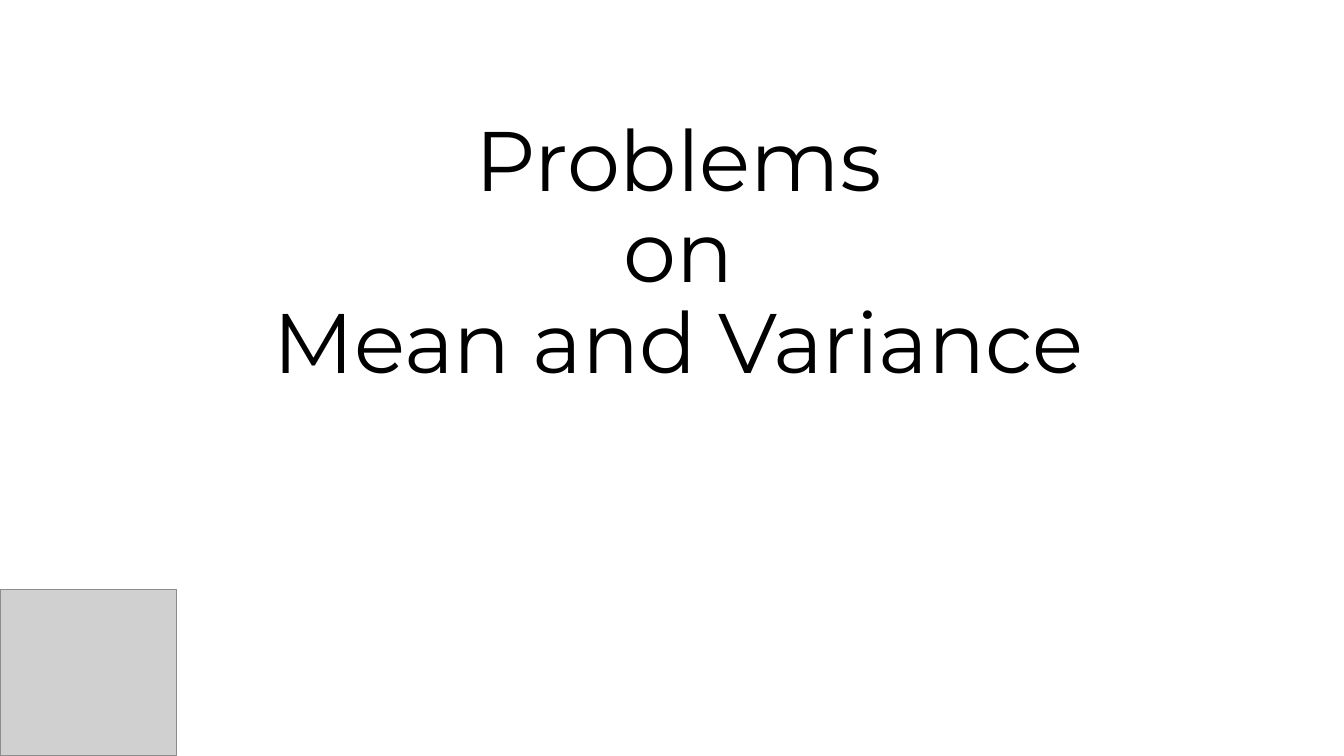
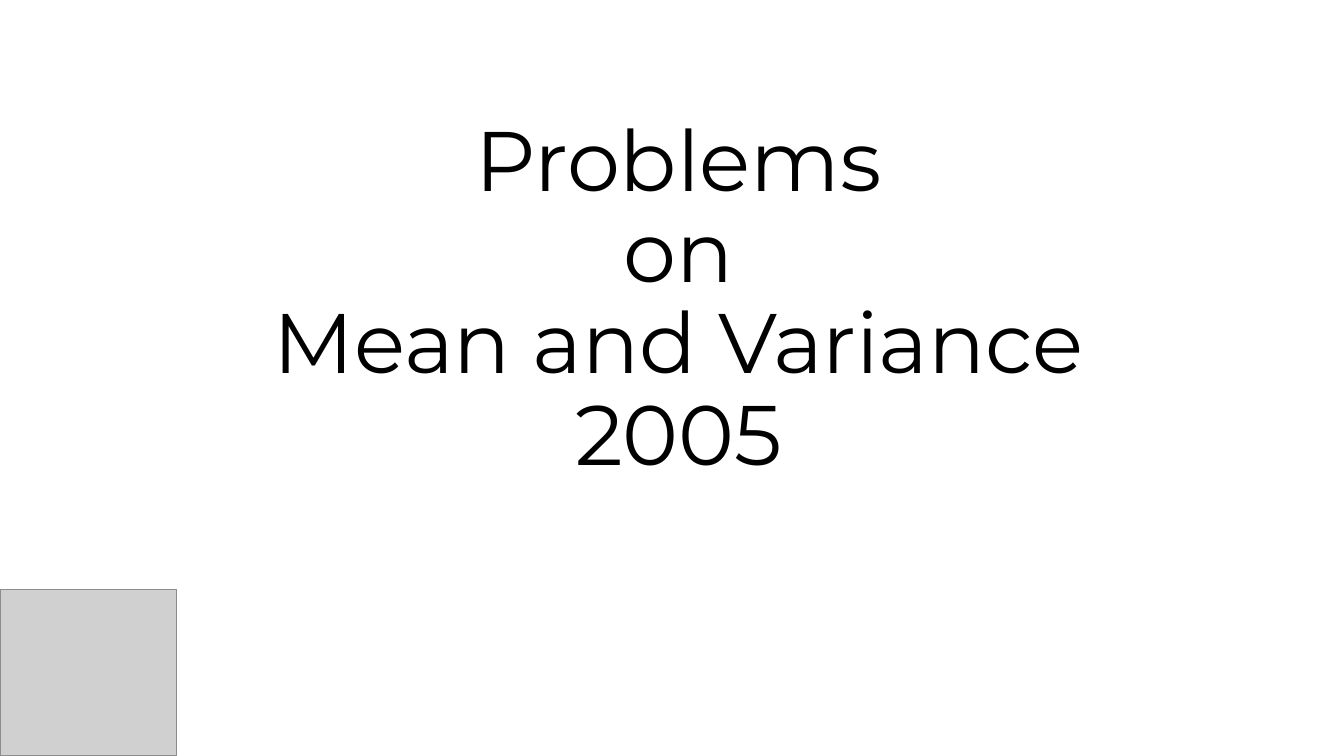
Before and after one commit to jinmang2/probability, a slide deck: slide 1 of 평균, 분산 임용고시 2005.pptx. Drawn at 1344x756 pixels with LibreOffice and Linux fonts; fonts in the diff are those of the drawing; grey boxes stand for pictures. Boxes give left, top, right and bottom in pixels: in the first picture for what was removed or moved away, otherwise in the second. Text is boxed around its words. In the diff, an @@ line names an element or a change of style, - is before the commit and + after.

```diff
--- a/평균, 분산 임용고시 2005.pptx
+++ b/평균, 분산 임용고시 2005.pptx
@@ title at [274, 128, 1083, 466]: text changed @@
-Problems
-on
-Mean and Variance
+Problems
+on
+Mean and Variance
+2005
```
